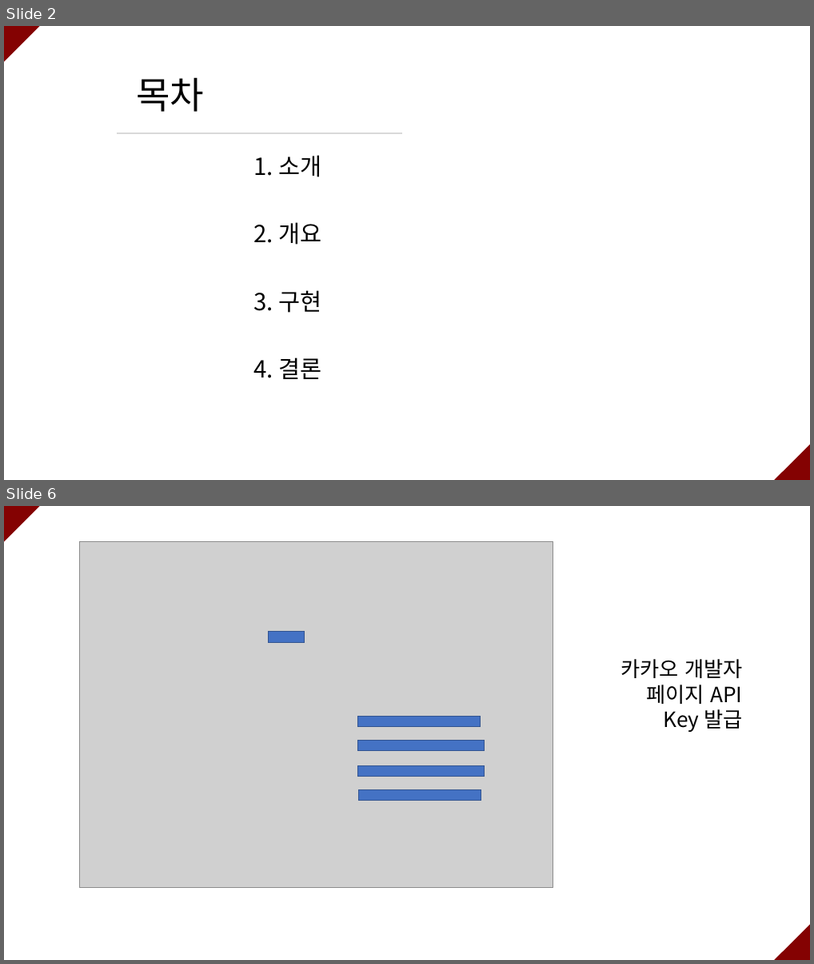
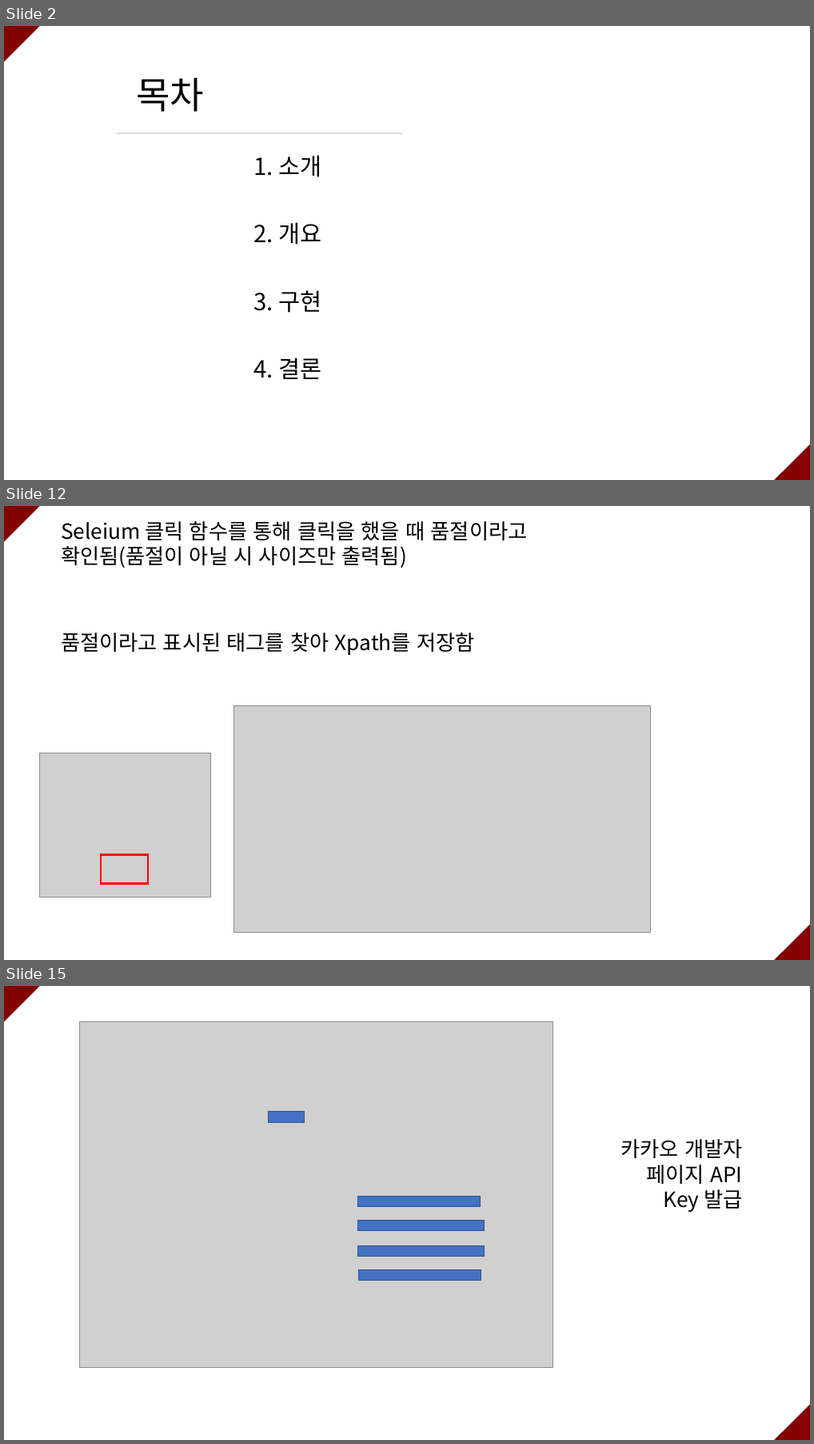
Before and after one commit to ramieeee/self_learning, a slide deck: semi_projects/쇼핑몰 옷 사이즈 확인 크롤링/쇼핑몰 옷 사이즈 확인 크롤링.pptx. Shown one above the other, each under a label of ours: slides 2 and 6 before the commit, slides 2, 12 and 15 after it; the slides between them are not shown. The pictures are 814x964 and 814x1444 pixels, drawn with LibreOffice and Linux fonts; fonts in the diff are those of the drawing; grey boxes stand for pictures. Boxes give left, top, right and bottom in pixels: in the first picture for what was removed or moved away, otherwise in the second. Text is boxed around its words. In the diff, an @@ line names an element or a change of style, - is before the commit and + after.

```diff
--- a/semi_projects/쇼핑몰 옷 사이즈 확인 크롤링/쇼핑몰 옷 사이즈 확인 크롤링.pptx
+++ b/semi_projects/쇼핑몰 옷 사이즈 확인 크롤링/쇼핑몰 옷 사이즈 확인 크롤링.pptx
@@ slide 12 added at (x1=4, y1=506, x2=810, y2=960), background #FFFFFF @@
@@ triangle added at (x1=4, y1=506, x2=40, y2=542), fill #840202 @@
@@ text added at (x1=61, y1=521, x2=528, y2=568), 25 pt, text #000000 @@
+Seleium 클릭 함수를 통해 클릭을 했을 때 품절이라고 확인됨(품절이 아닐 시 사이즈만 출력됨)
@@ text added at (x1=61, y1=632, x2=474, y2=655), 25 pt, text #000000 @@
+품절이라고 표시된 태그를 찾아 Xpath를 저장함
@@ picture added at (x1=234, y1=706, x2=651, y2=932) @@
@@ picture added at (x1=40, y1=753, x2=211, y2=897) @@
@@ rectangle added at (x1=101, y1=855, x2=148, y2=884), outline #FF0000 2.25 pt @@
@@ triangle added at (x1=774, y1=924, x2=810, y2=960), fill #840202 @@
@@ what was slide 6 is now slide 15 @@
```
Also in this commit, not shown: 4 slides changed, 8 other slides added, 5 other files.
